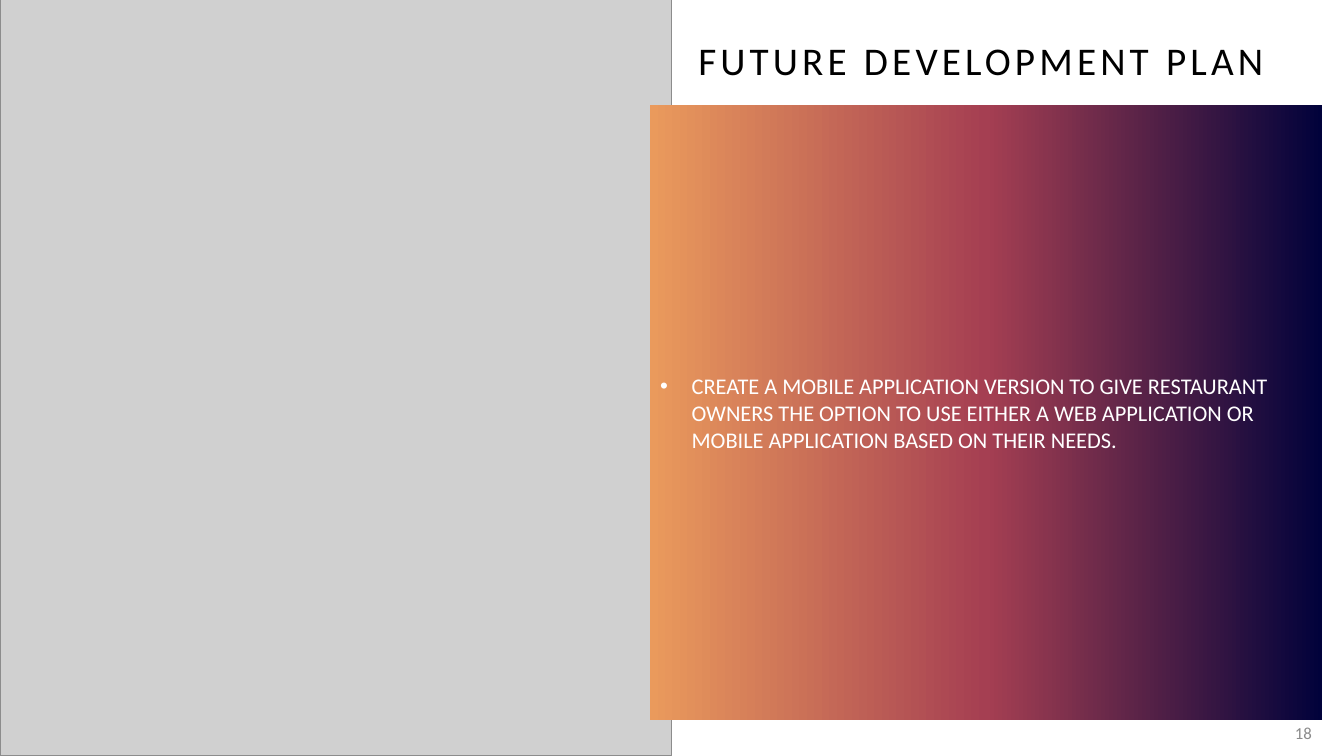
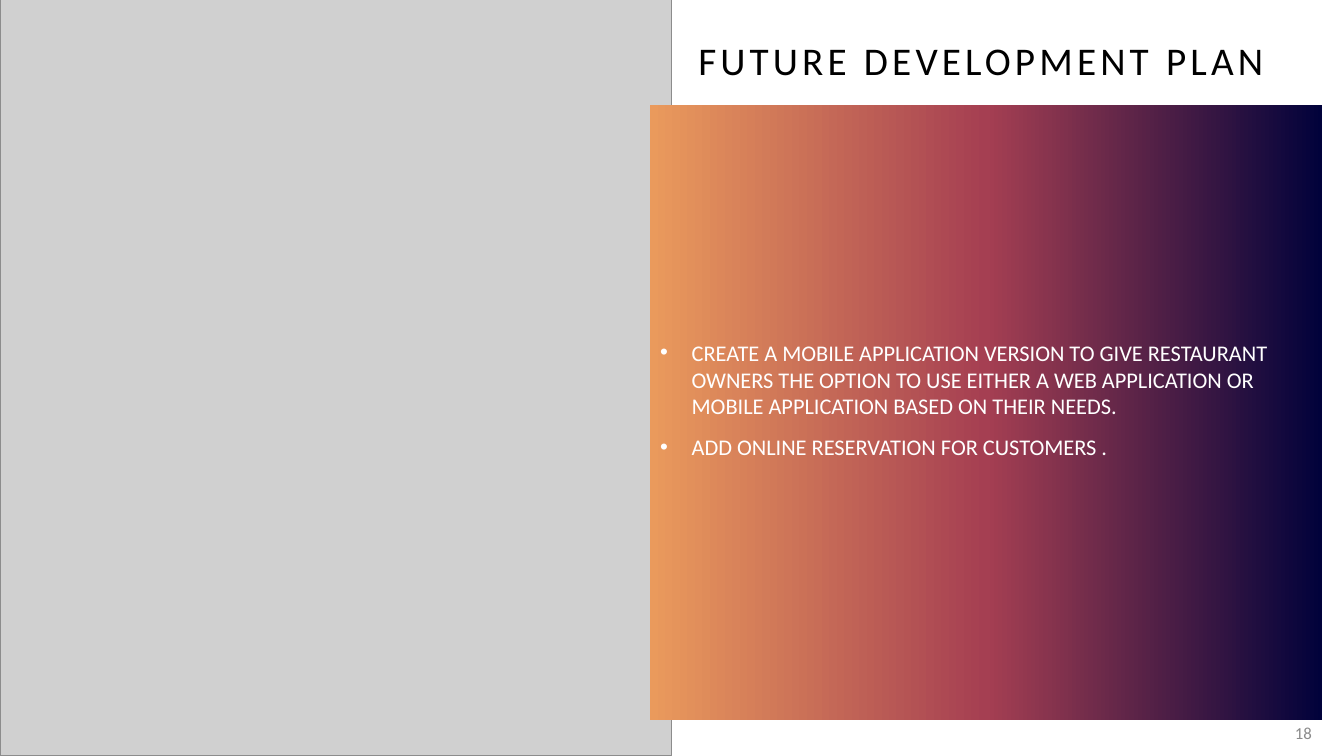
Before and after one commit to KL-3/CentRes, a slide deck: slide 18 of CentRes.pptx. Drawn at 1344x756 pixels with LibreOffice and Linux fonts; fonts in the diff are those of the drawing; grey boxes stand for pictures. Boxes give left, top, right and bottom in pixels: in the first picture for what was removed or moved away, otherwise in the second. Text is boxed around its words. In the diff, an @@ line names an element or a change of style, - is before the commit and + after.

```diff
--- a/CentRes.pptx
+++ b/CentRes.pptx
@@ text at [692,440,1096,455]: paragraph added @@
+• ADD ONLINE RESERVATION FOR CUSTOMERS .
```
Also in this commit, not shown: 2 other slides changed.
